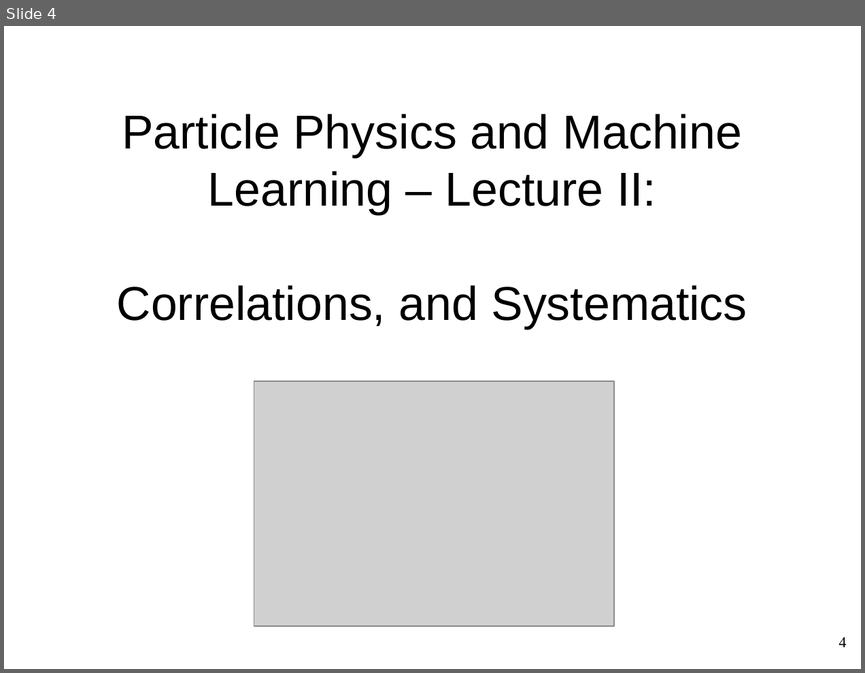
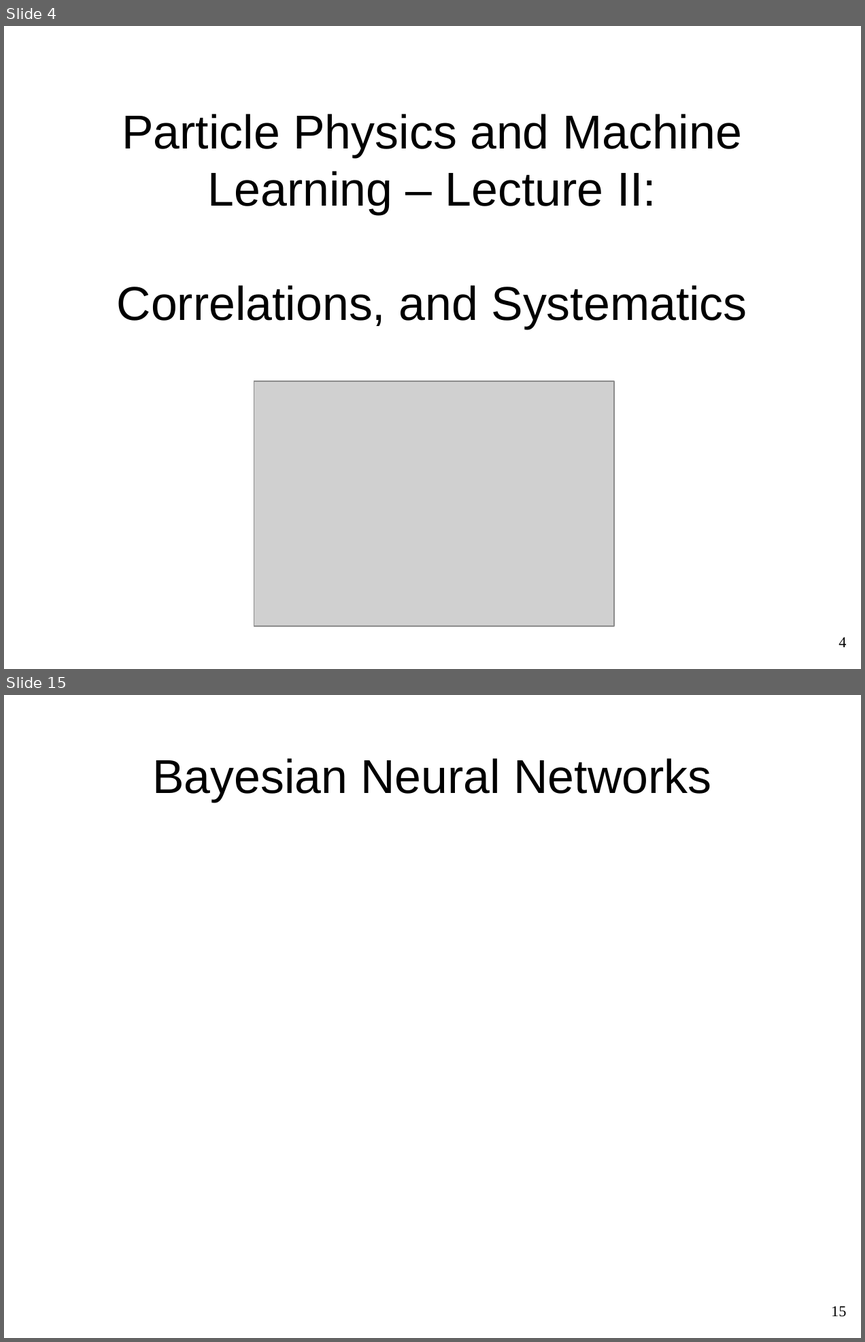
Before and after one commit to WolfgangWaltenberger/winterschool, a slide deck: systematics.odp. Shown one above the other, each under a label of ours: slide 4 before the commit, slides 4 and 15 after it; the slides between them are not shown. The pictures are 865x673 and 865x1342 pixels, drawn with LibreOffice and Linux fonts; fonts in the diff are those of the drawing; grey boxes stand for pictures. Boxes give left, top, right and bottom in pixels: in the first picture for what was removed or moved away, otherwise in the second. Text is boxed around its words. In the diff, an @@ line names an element or a change of style, - is before the commit and + after.

```diff
--- a/systematics.odp
+++ b/systematics.odp
@@ slide 15 added at [4, 695, 861, 1338], background #FFFFFF @@
@@ title added at [152, 758, 712, 802], 44 pt, text #000000 @@
+Bayesian Neural Networks
@@ page number added at [831, 1306, 846, 1317], 14 pt, text #000000 @@
+15
```
Also in this commit, not shown: 1 slide changed, 16 other slides added, 1 slide removed.
